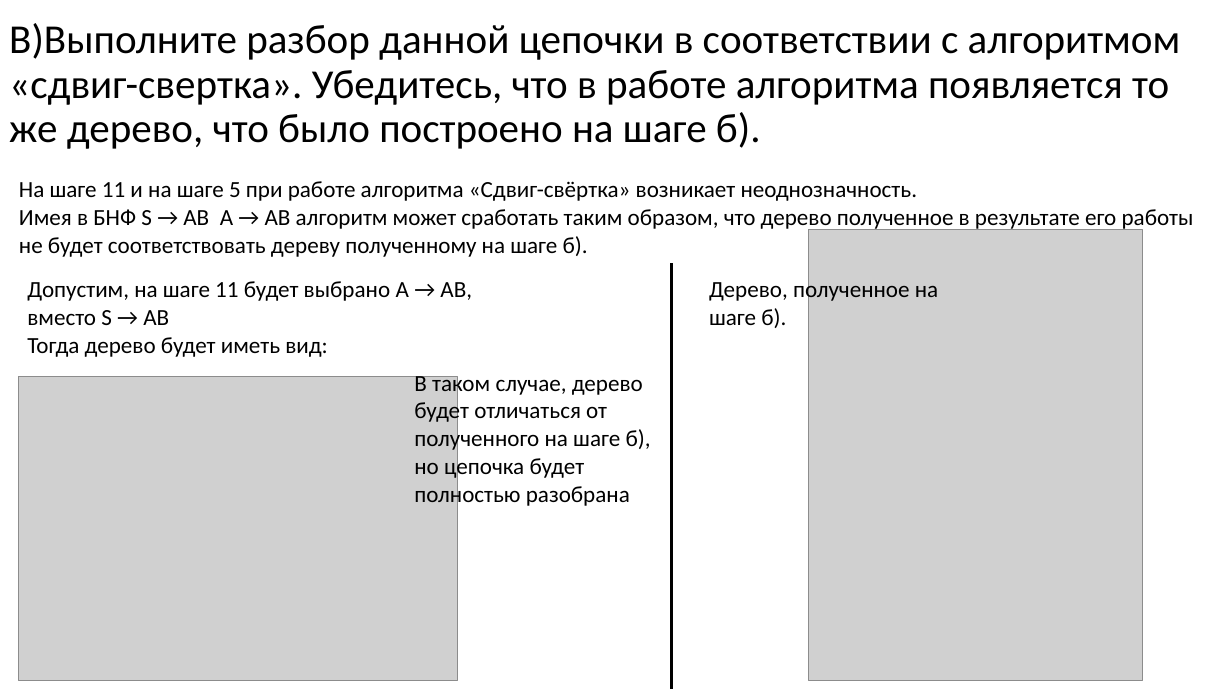
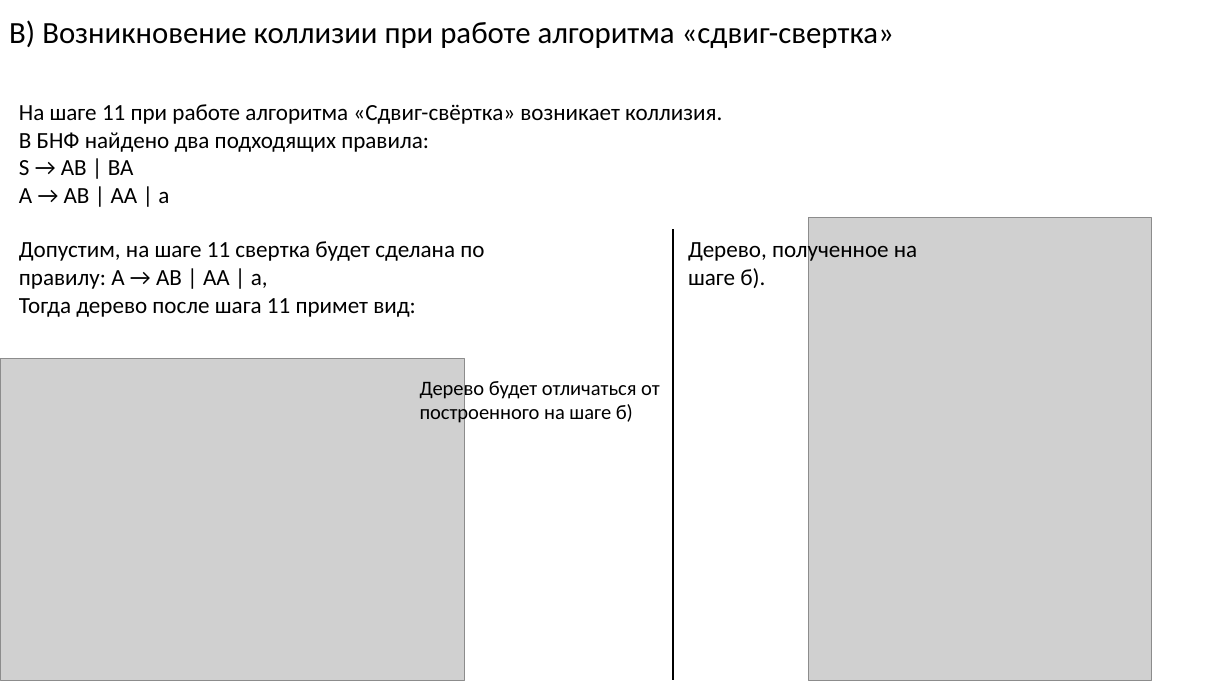
Before and after one commit to goddamnteam/korzun, a slide deck: slide 20 of task7.pptx. Drawn at 1232x693 pixels with LibreOffice and Linux fonts; fonts in the diff are those of the drawing; grey boxes stand for pictures. Boxes give left, top, right and bottom in pixels: in the first picture for what was removed or moved away, otherwise in the second. Text is boxed around its words. In the diff, an @@ line names an element or a change of style, - is before the commit and + after.

```diff
--- a/task7.pptx
+++ b/task7.pptx
@@ title removed at <box>9,23,1181,149</box> @@
-В)Выполните разбор данной цепочки в соответствии с алгоритмом «сдвиг-свертка». Убедитесь, что в работе алгоритма появляется то же дерево, что было построено на шаге б).
@@ title added at <box>9,20,894,48</box>, 24 pt, text #000000 @@
+В) Возникновение коллизии при работе алгоритма «сдвиг-свертка»
@@ text at <box>19,104,722,203</box>: text changed @@
-На шаге 11 и на шаге 5 при работе алгоритма «Сдвиг-свёртка» возникает неоднозначность.
-Имея в БНФ S → AB A → AB алгоритм может сработать таким образом, что дерево полученное в результате его работы не будет соответствовать дереву полученному на шаге б).
+На шаге 11 при работе алгоритма «Сдвиг-свёртка» возникает коллизия.
+В БНФ найдено два подходящих правила:
+S → AB | BA
+A → AB | AA | a
@@ line moved from (672, 263) - (672, 689) to (673, 229) - (673, 680) @@
@@ text "Дерево, полученное на шаге б).": place and size @@
-text "Дерево, полученное на шаге б)." at <box>709,278,938,328</box>
+text "Дерево, полученное на шаге б)." at <box>688,238,917,288</box>
@@ picture: place and size @@
-picture at <box>809,229,1142,680</box>
+picture at <box>809,217,1152,680</box>
@@ text at <box>19,241,484,317</box>: text changed @@
-Допустим, на шаге 11 будет выбрано A → AB,
-вместо S → AB
-Тогда дерево будет иметь вид:
+Допустим, на шаге 11 свертка будет сделана по правилу: A → AB | AA | a,
+Тогда дерево после шага 11 примет вид:
@@ picture: place and size @@
-picture at <box>18,376,458,680</box>
+picture at <box>0,359,465,680</box>
@@ text at <box>420,378,660,425</box>: text changed; size 18 to 16 pt @@
-В таком случае, дерево будет отличаться от полученного на шаге б), но цепочка будет полностью разобрана
+Дерево будет отличаться от построенного на шаге б)
```
Also in this commit, not shown: 19 other slides changed.
